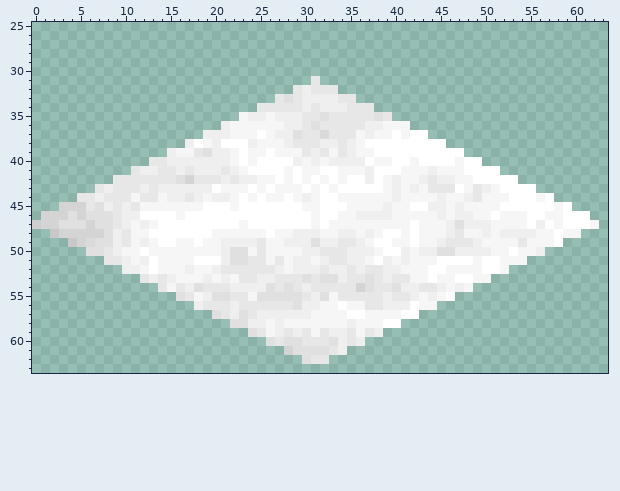
Two states of a pixel-art sprite, textures/tiles/png/warehouse.png. Above, as it was before the edit.
The file is 64x64 pixels. Colours within 5 levels of each other are drawn and written as one. Shown: x 0..63, y 25..63.
Now the later version:
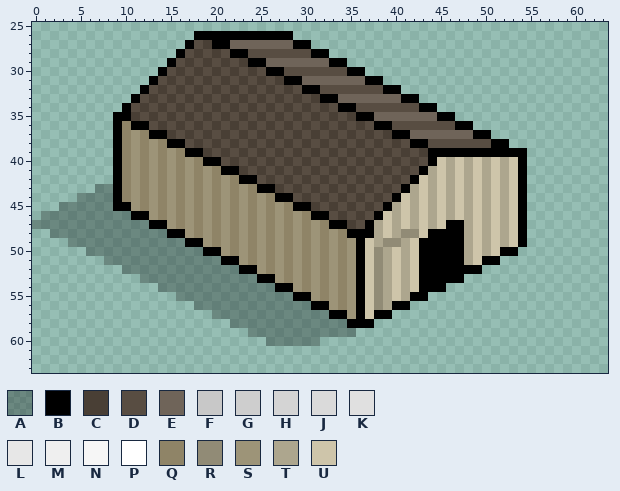
Palette (. is transparent): A #00000049  B #000000  C #493f35  D #584d42  E #6f6459  F #c8c8c8  G #cecece  H #d4d4d4  J #dadada  K #e0e0e0  L #e7e7e7  M #efefef  N #f6f6f6  P #ffffff  Q #8f8467  R #918b76  S #9d9478  T #ada68e  U #cec5aa
From old to new:
Changed rows in their new state; - is an unchanged pixel.
first column x 0:
26 ------------------BBBBBBBBBBB----------------------------------
27 -----------------BDCBBEEEEEEEBB--------------------------------
28 ----------------BDCDCDBBDDDDDDDBB------------------------------
29 ---------------BDCDCDCDCBBEEEEEEEBB----------------------------
30 --------------BDCDCDCDCDCDBBDDDDDDDBB--------------------------
31 -------------BDCDCDCDCDCDCDCBBEEEEEEEBB------------------------
32 ------------BDCDCDCDCDCDCDCDCDBBDDDDDDDBB----------------------
33 -----------BDCDCDCDCDCDCDCDCDCDCBBEEEEEEEBB--------------------
34 ----------BDCDCDCDCDCDCDCDCDCDCDCDBBDDDDDDDBB------------------
35 ---------BBCDCDCDCDCDCDCDCDCDCDCDCDCBBEEEEEEEBB----------------
36 ---------BQBBDCDCDCDCDCDCDCDCDCDCDCDCDBBDDDDDDDBB--------------
37 ---------BQSQBBCDCDCDCDCDCDCDCDCDCDCDCDCBBEEEEEEEBB------------
38 ---------BQSQSQBBDCDCDCDCDCDCDCDCDCDCDCDCDBBDDDDDDDBB----------
39 ---------BQSQSQSQBBCDCDCDCDCDCDCDCDCDCDCDCDCBBBBBBBBBBB--------
40 ---------BQSQSQSQSQBBDCDCDCDCDCDCDCDCDCDCDCDBUTUTUTUTUB--------
41 ---------BQSQSQSQSQSQBBCDCDCDCDCDCDCDCDCDCDBTUTUTUTUTUB--------
42 ---------BQSQSQSQSQSQSQBBDCDCDCDCDCDCDCDCDBUTUTUTUTUTUB--------
43 -------AABQSQSQSQSQSQSQSQBBCDCDCDCDCDCDCDBTUTUTUTUTUTUB.-------
44 -----AAAABQSQSQSQSQSQSQSQSQBBDCDCDCDCDCDBUTUTUTUTUTUTUB...-----
45 ---AAAAAABBSQSQSQSQSQSQSQSQSQBBCDCDCDCDBTUTUTUTUTUTUTUB.....---
46 -AAAAAAAAAABBSQSQSQSQSQSQSQSQSQBBDCDCDBUTUTUTUTUTUTUTUB.......-
47 AAAAAAAAAAAAABBSQSQSQSQSQSQSQSQSQBBCDBTUTUTUTUBBTUTUTUB........
48 --AAAAAAAAAAAAABBSQSQSQSQSQSQSQSQSQBBBTUTRRUBBBBTUTUTUB......--
49 ----AAAAAAAAAAAAABBSQSQSQSQSQSQSQSQSBUTRRTUBBBBBTUTUTUB....----
50 ------AAAAAAAAAAAAABBSQSQSQSQSQSQSQSBURTUTUBBBBBTUTUBB...------
51 --------AAAAAAAAAAAAABBSQSQSQSQSQSQSBURTUTUBBBBBTUBB...--------
52 ----------AAAAAAAAAAAAABBSQSQSQSQSQSBURTUTUBBBBBBB...----------
53 ------------AAAAAAAAAAAAABBSQSQSQSQSBURTUTUBBBBB...------------
54 --------------AAAAAAAAAAAAABBSQSQSQSBURTUTUBBB...--------------
55 ----------------AAAAAAAAAAAAABBSQSQSBURTUTBB...----------------
56 ------------------AAAAAAAAAAAAABBSQSBURTBB...------------------
57 --------------------AAAAAAAAAAAAABBSBUBB...--------------------
58 ----------------------AAAAAAAAAAAAABBB...----------------------
59 ------------------------AAAAAAAAAAAA...------------------------
60 --------------------------AAAAAA.....--------------------------
61 ----------------------------.......----------------------------
62 ------------------------------...------------------------------
Changed places in both pictures, as pixel boxes (x1, y1, x2, y2):
changed: (32, 31, 599, 364)
